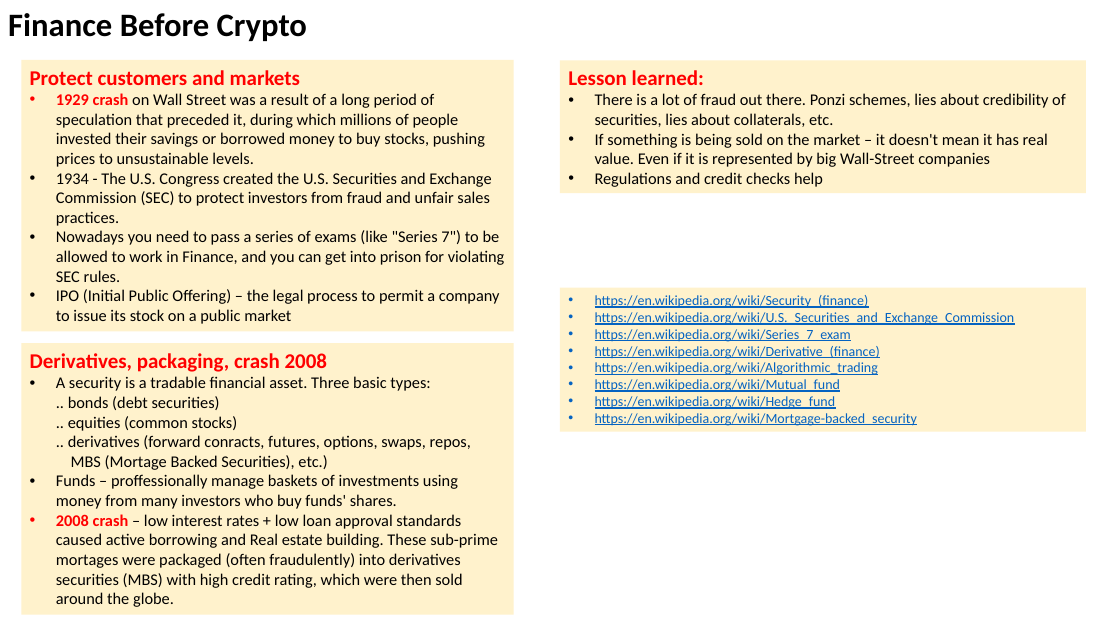
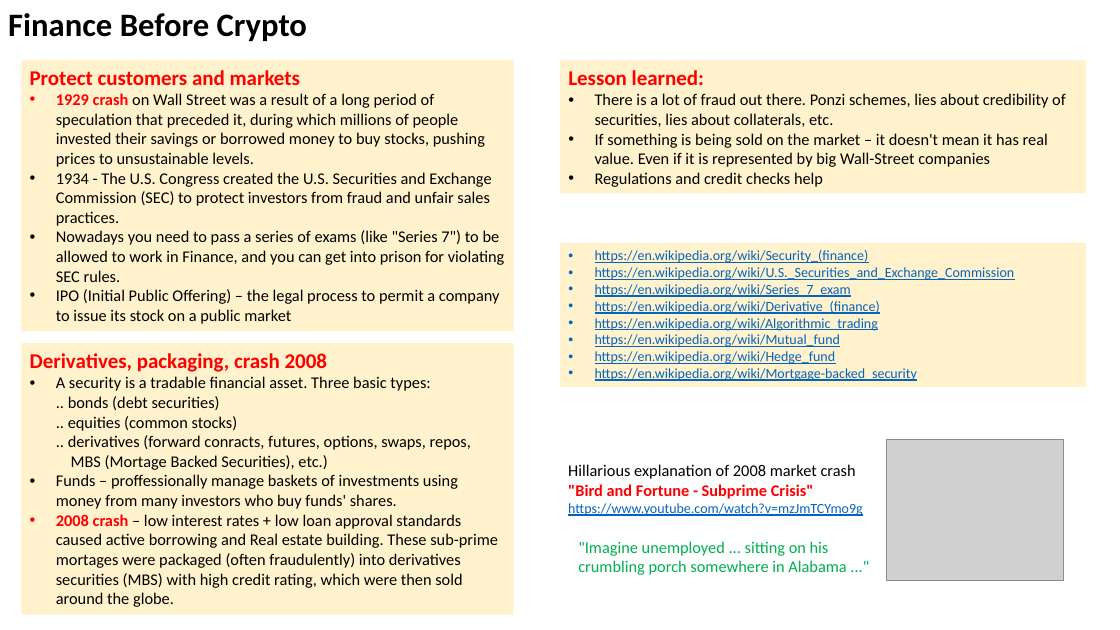
Before and after one commit to lselector/crypto, a slide deck: slide 4 of crypto_09_defi.pptx. Drawn at 1120x630 pixels with LibreOffice and Linux fonts; fonts in the diff are those of the drawing; grey boxes stand for pictures. Boxes give left, top, right and bottom in pixels: in the first picture for what was removed or moved away, otherwise in the second. Text is boxed around its words. In the diff, an @@ line names an element or a change of style, - is before the commit and + after.

Commit message:
update

```diff
--- a/crypto_09_defi.pptx
+++ b/crypto_09_defi.pptx
@@ rectangle "https://en.wikipedia.org/wiki/Security_(finance)": place and size @@
-rectangle "https://en.wikipedia.org/wiki/Security_(finance)" at bbox=[560, 287, 1086, 432]
+rectangle "https://en.wikipedia.org/wiki/Security_(finance)" at bbox=[560, 243, 1086, 387]
@@ picture added at bbox=[886, 439, 1063, 580] @@
@@ text added at bbox=[568, 464, 863, 516], 14 pt, text #0563C1 @@
+Hillarious explanation of 2008 market crash
+"Bird and Fortune - Subprime Crisis"
+https://www.youtube.com/watch?v=mzJmTCYmo9g
@@ text added at bbox=[578, 541, 846, 575], 14 pt, text #00B050 @@
+"Imagine unemployed ... sitting on his crumbling porch somewhere in Alabama ..."
```
